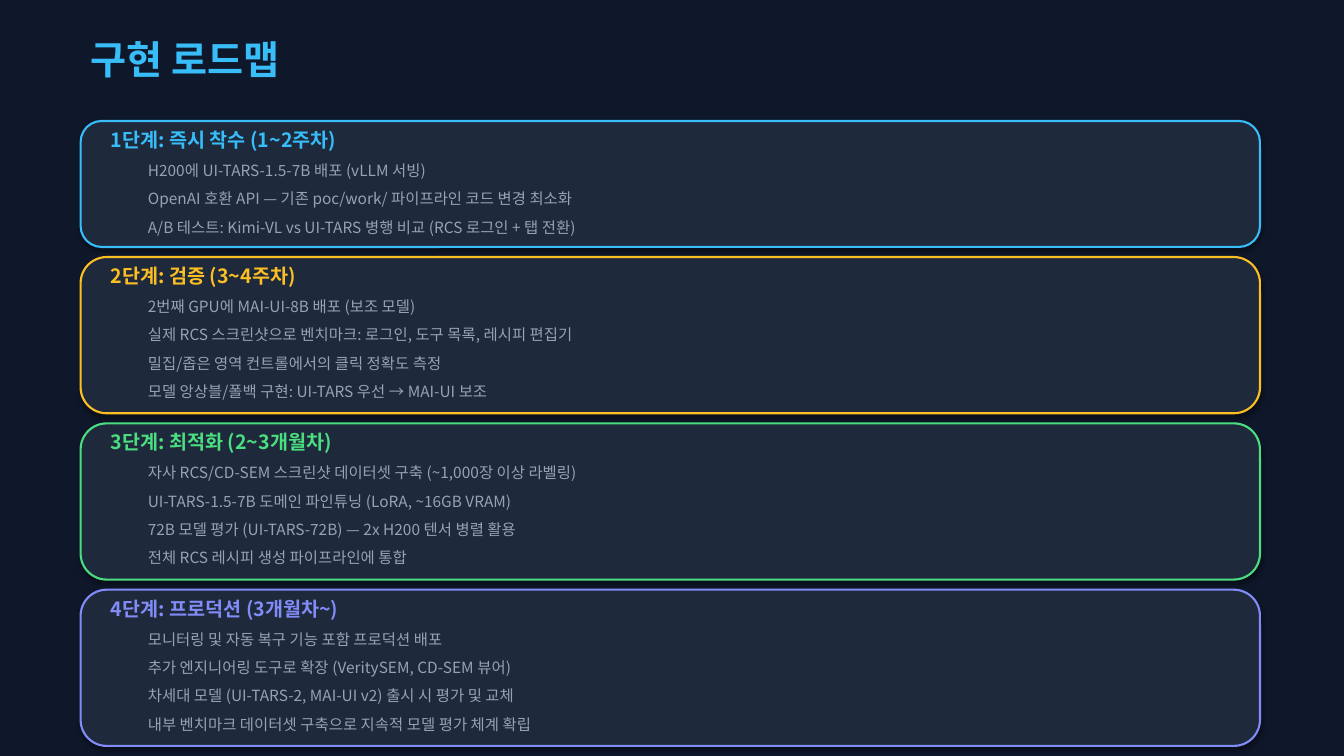
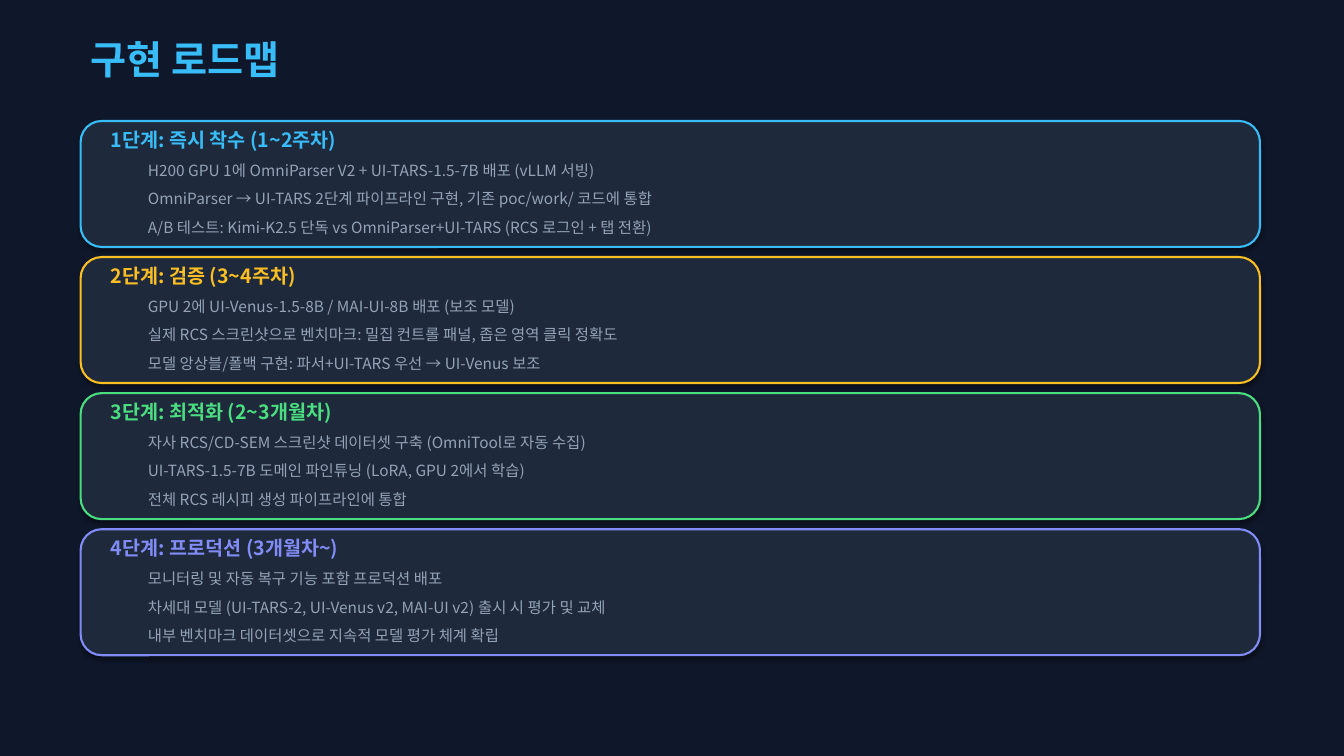
Before and after one commit to DarrenKoi/auto_recipe_creator, a slide deck: slide 8 of docs/gui_vlm_gpu_h200_proposal.pptx (slide 7 before the commit). Drawn at 1344x756 pixels with LibreOffice and Linux fonts; fonts in the diff are those of the drawing. Boxes give left, top, right and bottom in pixels: in the first picture for what was removed or moved away, otherwise in the second. Text is boxed around its words. In the diff, an @@ line names an element or a change of style, - is before the commit and + after.

```diff
--- a/docs/gui_vlm_gpu_h200_proposal.pptx
+++ b/docs/gui_vlm_gpu_h200_proposal.pptx
@@ text at bbox=[148, 163, 595, 179]: text changed @@
-H200에 UI-TARS-1.5-7B 배포 (vLLM 서빙)
+H200 GPU 1에 OmniParser V2 + UI-TARS-1.5-7B 배포 (vLLM 서빙)
@@ text at bbox=[148, 191, 652, 208]: text changed @@
-OpenAI 호환 API — 기존 poc/work/ 파이프라인 코드 변경 최소화
+OmniParser → UI-TARS 2단계 파이프라인 구현, 기존 poc/work/ 코드에 통합
@@ text at bbox=[148, 220, 652, 236]: text changed @@
-A/B 테스트: Kimi-VL vs UI-TARS 병행 비교 (RCS 로그인 + 탭 전환)
+A/B 테스트: Kimi-K2.5 단독 vs OmniParser+UI-TARS (RCS 로그인 + 탭 전환)
@@ rounded rectangle: place and size @@
-rounded rectangle at bbox=[81, 257, 1260, 413]
+rounded rectangle at bbox=[81, 257, 1260, 383]
@@ text at bbox=[148, 299, 515, 315]: text changed @@
-2번째 GPU에 MAI-UI-8B 배포 (보조 모델)
+GPU 2에 UI-Venus-1.5-8B / MAI-UI-8B 배포 (보조 모델)
@@ text at bbox=[148, 327, 618, 343]: text changed @@
-실제 RCS 스크린샷으로 벤치마크: 로그인, 도구 목록, 레시피 편집기
+실제 RCS 스크린샷으로 벤치마크: 밀집 컨트롤 패널, 좁은 영역 클릭 정확도
@@ text at bbox=[148, 356, 540, 372]: text changed @@
-모델 앙상블/폴백 구현: UI-TARS 우선 → MAI-UI 보조
+모델 앙상블/폴백 구현: 파서+UI-TARS 우선 → UI-Venus 보조
@@ text removed at bbox=[148, 356, 441, 372] @@
-밀집/좁은 영역 컨트롤에서의 클릭 정확도 측정
@@ rounded rectangle: place and size @@
-rounded rectangle at bbox=[81, 423, 1260, 580]
+rounded rectangle at bbox=[81, 393, 1260, 519]
@@ text "3단계: 최적화 (2~3개월차)": place and size @@
-text "3단계: 최적화 (2~3개월차)" at bbox=[111, 432, 332, 453]
+text "3단계: 최적화 (2~3개월차)" at bbox=[111, 402, 332, 423]
@@ text at bbox=[148, 435, 586, 451]: text changed @@
-자사 RCS/CD-SEM 스크린샷 데이터셋 구축 (~1,000장 이상 라벨링)
+자사 RCS/CD-SEM 스크린샷 데이터셋 구축 (OmniTool로 자동 수집)
@@ text at bbox=[148, 463, 525, 479]: text changed @@
-UI-TARS-1.5-7B 도메인 파인튜닝 (LoRA, ~16GB VRAM)
+UI-TARS-1.5-7B 도메인 파인튜닝 (LoRA, GPU 2에서 학습)
@@ rounded rectangle: place and size @@
-rounded rectangle at bbox=[81, 590, 1260, 746]
+rounded rectangle at bbox=[81, 529, 1260, 655]
@@ text removed at bbox=[148, 522, 515, 538] @@
-72B 모델 평가 (UI-TARS-72B) — 2x H200 텐서 병렬 활용
@@ 3 texts: place and size @@
-3 texts at bbox=[111, 550, 442, 646]
+3 texts at bbox=[111, 492, 442, 585]
@@ text at bbox=[148, 628, 499, 642]: text changed @@
-내부 벤치마크 데이터셋 구축으로 지속적 모델 평가 체계 확립
+내부 벤치마크 데이터셋으로 지속적 모델 평가 체계 확립
@@ text at bbox=[148, 600, 605, 616]: text changed @@
-차세대 모델 (UI-TARS-2, MAI-UI v2) 출시 시 평가 및 교체
+차세대 모델 (UI-TARS-2, UI-Venus v2, MAI-UI v2) 출시 시 평가 및 교체
@@ text removed at bbox=[148, 660, 511, 677] @@
-추가 엔지니어링 도구로 확장 (VeritySEM, CD-SEM 뷰어)
```
Also in this commit, not shown: 7 other slides changed, 1 slide added, 2 other files.
